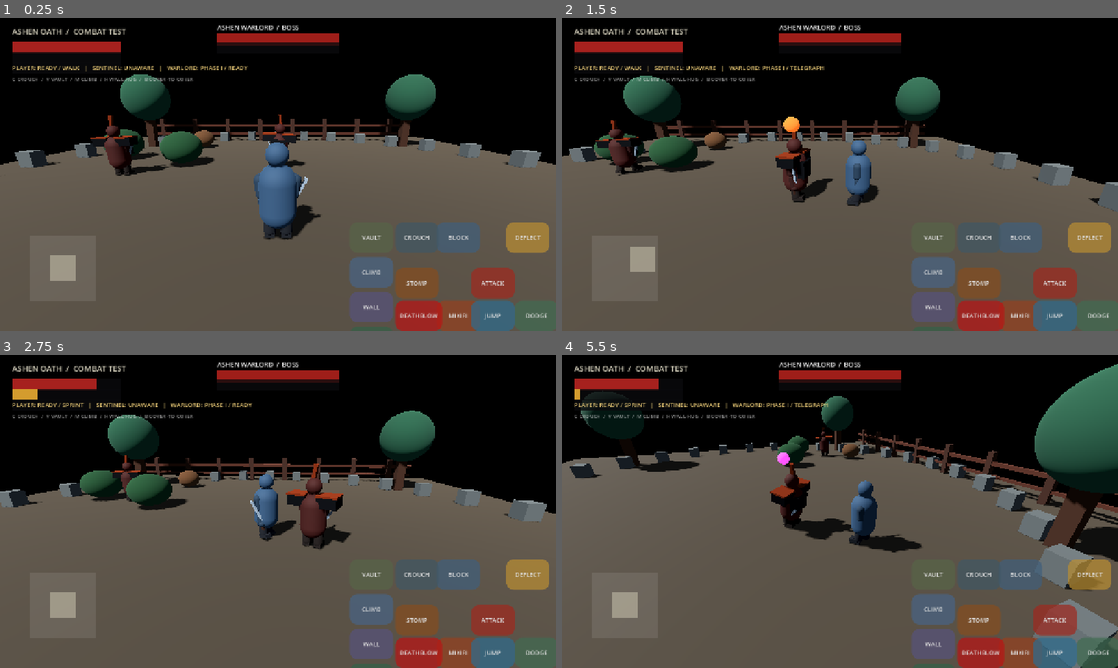
Above: before the commit, frames 1-4 (two rows, left to right).
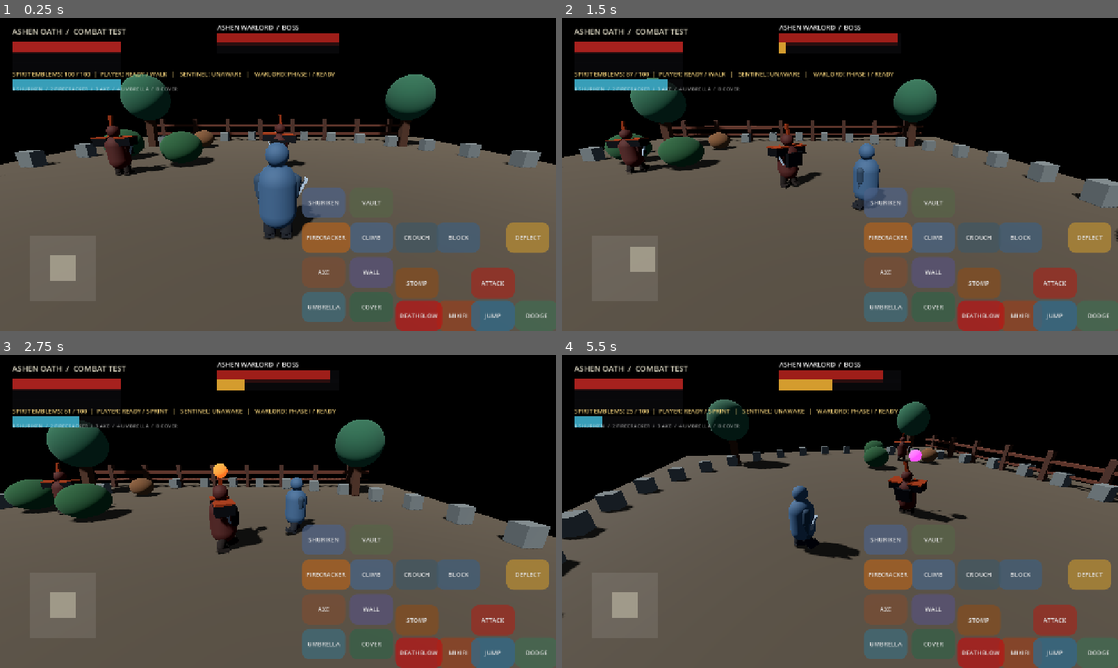
Above: after the commit, the same moments.

Repository: zahaopang-ship-it/Ashen-Oath-Godot
Game: Godot game, scene res://scenes/main.tscn
Same seed, same stepped clock (60 frames per second), same inputs: the game is played once before the commit and once after it. Sound files missing from this copy of the repository are replaced by a short silence.
Inputs (mouse positions are in pixels of both pictures, inside the frame that each line leads up to):
- Up to frame 1 (0.25 s): no input
- Up to frame 2 (1.5 s): tap Enter at 0.5 s; move the mouse to (962, 158) at 0.52 s; hold D 0.53-1.25 s; tap 1 at 0.6 s; click (962, 158) at 0.67 s; tap Space at 0.77 s; tap 2 at 0.8 s; drag from (728, 190) to (812, 237) at 1.27 s
- Up to frame 3 (2.75 s): move the mouse to (333, 442) at 2.02 s; hold D from 2.03 s (still down); tap 3 at 2.1 s; tap 4 at 2.3 s
- Up to frame 4 (5.5 s): release D at 2.75 s; drag from (812, 574) to (673, 464) at 2.77 s; move the mouse to (1006, 558) at 3.52 s; hold A 3.53-4.25 s; tap 1 at 3.6 s; tap Space at 3.77 s; tap 2 at 3.8 s; drag from (673, 464) to (756, 433) at 4.27 s; move the mouse to (867, 511) at 5.02 s; hold S from 5.03 s (still down); tap 3 at 5.1 s; click (867, 511) at 5.17 s; tap 4 at 5.3 s

The runs differ from the first frame. In frame 1, 5.7% of the frame differs, in the area x 2-71%, y 15-100%; in frame 2, 11%; in frame 3, 21%; in frame 4, 27%, in the area x 0-100%, y 2-100%.

Commit message:
Add prosthetic combat tools and spirit energy

Diff:
--- a/project/scripts/fighter.gd
+++ b/project/scripts/fighter.gd
@@ -115,6 +115,14 @@
 var deathblow_executed := false
 var execution_timer := 0.0
 var execution_partner: Node3D
+var prosthetic_energy := 100.0
+var max_prosthetic_energy := 100.0
+var prosthetic_cooldown := 0.0
+var umbrella_timer := 0.0
+var _distraction_active := false
+var _distraction_timer := 0.0
+var prosthetic_pose := ""
+var prosthetic_pose_timer := 0.0
 
 const WINDUP_TIME := 0.32
 const ACTIVE_TIME := 0.10
@@ -158,6 +166,20 @@
 		velocity = Vector3.ZERO
 		return
 	deflect_timer = maxf(0.0, deflect_timer - delta)
+	prosthetic_cooldown = maxf(0.0, prosthetic_cooldown - delta)
+	prosthetic_pose_timer = maxf(0.0, prosthetic_pose_timer - delta)
+	if prosthetic_pose_timer <= 0.0:
+		prosthetic_pose = ""
+	if umbrella_timer > 0.0:
+		umbrella_timer = maxf(0.0, umbrella_timer - delta)
+		if umbrella_timer <= 0.0:
+			is_blocking = false
+	if is_player and state == CombatState.FREE:
+		prosthetic_energy = minf(max_prosthetic_energy, prosthetic_energy + 5.5 * delta)
+	if _distraction_active:
+		_distraction_timer = maxf(0.0, _distraction_timer - delta)
+		if _distraction_timer <= 0.0:
+			_distraction_active = false
 	_parry_pose_timer = maxf(0.0, _parry_pose_timer - delta)
 	_deflect_recoil_timer = maxf(0.0, _deflect_recoil_timer - delta)
 	deflect_cooldown = maxf(0.0, deflect_cooldown - delta)
@@ -404,6 +426,11 @@
 		right_arm_pose = Vector3(0.72, 0.0, -0.68)
 		body_pose = Vector3(1.35, 0.0, 0.0)
 		weapon_pose = Vector3(0.4, 0.0, 0.0)
+	elif umbrella_timer > 0.0:
+		left_arm_pose = Vector3(-0.38, 0.0, 0.62)
+		right_arm_pose = Vector3(-0.68, 0.0, -0.58)
+		body_pose = Vector3(-0.16, 0.0, 0.0)
+		weapon_pose = Vector3(-0.72, 0.0, -0.48)
 	elif is_blocking:
 		left_arm_pose = Vector3(-0.22, 0.0, 0.36)
 		right_arm_pose = Vector3(-0.48, 0.0, -0.38)
@@ -474,6 +501,17 @@
 		weapon_pose = Vector3(0.36, 0.0, -0.22)
 	var parry_blend := clampf(_parry_pose_timer / 0.22, 0.0, 1.0)
 	var recoil_blend := clampf(_deflect_recoil_timer / 0.20, 0.0, 1.0)
+	var tool_blend := clampf(prosthetic_pose_timer / 0.34, 0.0, 1.0)
+	match prosthetic_pose:
+		"shuriken":
+			right_arm_pose += Vector3(-0.58, 0.0, -0.24) * tool_blend
+			weapon_pose += Vector3(-0.18, 0.0, -0.18) * tool_blend
+		"firecracker":
+			left_arm_pose += Vector3(-0.30, 0.0, 0.42) * tool_blend
+			right_arm_pose += Vector3(-0.30, 0.0, -0.42) * tool_blend
+		"axe":
+			right_arm_pose += Vector3(-0.72, 0.0, -0.16) * tool_blend
+			weapon_pose += Vector3(-0.92, 0.0, -0.12) * tool_blend
 	# A successful deflect snaps the defender's blade into the contact line.
 	right_arm_pose += Vector3(-0.24, 0.0, 0.42) * parry_blend
 	left_arm_pose += Vector3(-0.10, 0.0, -0.16) * parry_blend
@@ -914,7 +952,10 @@
 	var visible := distance <= effective_vision and _target_in_vision_cone(offset) and _has_clear_line_of_sight(target)
 	var noise_multiplier := 0.42 if crouched else 1.0
 	var noisy: bool = (bool(target.get("is_sprinting")) or (not crouched and Vector2(target.velocity.x, target.velocity.z).length() > 3.2)) and distance <= sprint_noise_range * noise_multiplier
+	if _distraction_active and not visible:
+		return
 	if visible:
+		_distraction_active = false
 		last_known_target_position = target.global_position
 		lost_sight_timer = 0.0
 		if awareness_state == AwarenessState.IDLE or awareness_state == AwarenessState.SEARCHING:
@@ -1018,6 +1059,138 @@
 		awareness_state = AwarenessState.SUSPICIOUS
 		suspicion = minf(suspicion_threshold, suspicion + 0.55)
 
+
+func use_prosthetic(tool: String) -> bool:
+	if not is_player or is_dead or state != CombatState.FREE or is_blocking or prosthetic_cooldown > 0.0:
+		return false
+	var costs := {"shuriken": 18.0, "firecracker": 28.0, "axe": 32.0, "umbrella": 24.0}
+	if not costs.has(tool) or prosthetic_energy < float(costs[tool]):
+		return false
+	var succeeded := false
+	match tool:
+		"shuriken":
+			succeeded = _use_shuriken()
+			if succeeded:
+				prosthetic_cooldown = 0.38
+		"firecracker":
+			_use_firecracker()
+			succeeded = true
+			prosthetic_cooldown = 0.75
+		"axe":
+			succeeded = _use_axe()
+			if succeeded:
+				prosthetic_cooldown = 0.72
+		"umbrella":
+			umbrella_timer = 1.25
+			is_blocking = true
+			succeeded = true
+			prosthetic_cooldown = 0.45
+	if succeeded:
+		prosthetic_energy -= float(costs[tool])
+		prosthetic_pose = tool
+		prosthetic_pose_timer = 0.34
+	return succeeded
+	return false
+
+func _use_shuriken() -> bool:
+	if not is_instance_valid(target) or target.is_dead:
+		return false
+	var offset := target.global_position - global_position
+	var flat := Vector3(offset.x, 0.0, offset.z)
+	if flat.length() > 10.0 or flat.length() < 0.1:
+		return false
+	var forward := -global_transform.basis.z
+	forward.y = 0.0
+	if forward.normalized().dot(flat.normalized()) < 0.72:
+		return false
+	var query := PhysicsRayQueryParameters3D.create(global_position + Vector3.UP * 1.15, target.global_position + Vector3.UP * 1.0)
+	query.exclude = [get_rid()]
+	var hit := get_world_3d().direct_space_state.intersect_ray(query)
+	if not hit.is_empty() and hit.get("collider") != target:
+		return false
+	target.receive_strike(12.0, 20.0, self, "thrust")
+	var projectile := MeshInstance3D.new()
+	projectile.name = "ProstheticShuriken"
+	var blade := SphereMesh.new()
+	blade.radius = 0.085
+	blade.height = 0.17
+	projectile.mesh = blade
+	var blade_material := StandardMaterial3D.new()
+	blade_material.albedo_color = Color(0.58, 0.68, 0.78)
+	blade_material.metallic = 0.82
+	blade_material.emission_enabled = true
+	blade_material.emission = Color(0.18, 0.28, 0.42)
+	projectile.material_override = blade_material
+	var scene_root: Node = get_tree().current_scene if is_instance_valid(get_tree().current_scene) else get_tree().root
+	scene_root.add_child(projectile)
+	projectile.global_position = global_position + Vector3.UP * 1.15 - global_transform.basis.z * 0.55
+	var flight := get_tree().create_tween()
+	flight.tween_property(projectile, "global_position", target.global_position + Vector3.UP * 1.0, 0.16)
+	flight.tween_callback(projectile.queue_free)
+	return true
+
+func _use_firecracker() -> void:
+	var burst_position := global_position - global_transform.basis.z * 3.0
+	for listener in get_tree().get_nodes_in_group("stealth_guards"):
+		if not is_instance_valid(listener):
+			continue
+		if listener.global_position.distance_to(burst_position) > 10.0:
+			continue
+		if listener.has_method("receive_distraction"):
+			listener.receive_distraction(burst_position)
+		if listener.state == CombatState.FREE:
+			listener.state = CombatState.HITSTUN
+			listener.hit_reaction_kind = "heavy"
+			listener.hit_reaction_duration = 0.62
+			listener.hit_reaction_timer = 0.62
+	# The brief emissive burst is a gameplay marker, not a finished VFX asset.
+	var flash := MeshInstance3D.new()
+	flash.name = "FirecrackerBurst"
+	var sphere := SphereMesh.new()
+	sphere.radius = 0.62
+	sphere.height = 1.24
+	flash.mesh = sphere
+	var material := StandardMaterial3D.new()
+	material.albedo_color = Color(1.0, 0.72, 0.22, 0.65)
+	material.emission_enabled = true
+	material.emission = Color(1.0, 0.46, 0.08)
+	material.emission_energy_multiplier = 3.0
+	material.transparency = BaseMaterial3D.TRANSPARENCY_ALPHA
+	flash.material_override = material
+	var scene_root: Node = get_tree().current_scene if is_instance_valid(get_tree().current_scene) else get_tree().root
+	scene_root.add_child(flash)
+	flash.global_position = burst_position + Vector3.UP * 0.9
+	var timer := get_tree().create_timer(0.24)
+	timer.timeout.connect(flash.queue_free)
+
+func _use_axe() -> bool:
+	if not is_instance_valid(target) or target.is_dead:
+		return false
+	var offset := target.global_position - global_position
+	offset.y = 0.0
+	if offset.length() > 3.0 or offset.length() < 0.1:
+		return false
+	if -global_transform.basis.z.dot(offset.normalized()) < 0.35:
+		return false
+	if target.has_method("receive_strike"):
+		target.receive_strike(18.0, 52.0, self, "heavy")
+	return true
+
+func receive_distraction(noise_position: Vector3) -> void:
+	if is_player or is_dead:
+		return
+	if awareness_state == AwarenessState.ALERTED and is_instance_valid(target) and _has_clear_line_of_sight(target):
+		return
+	_distraction_active = true
+	_distraction_timer = 7.0
+	last_known_target_position = noise_position
+	awareness_state = AwarenessState.SEARCHING
+	suspicion = maxf(suspicion, 0.55)
+	search_timer = 7.0
+	_search_points = [noise_position]
+	_search_point_index = 0
+	_search_pause_timer = 0.0
+	_search_scan_time = 0.0
 
 func _face_direction(dir: Vector3, delta: float, turn_speed: float = 12.0) -> void:
 	if dir.length_squared() < 0.001:
--- a/project/scripts/main.gd
+++ b/project/scripts/main.gd
@@ -495,6 +495,10 @@
 			KEY_M: player.try_mantle()
 			KEY_H: player.toggle_wall_hug()
 			KEY_B: player.begin_cover_transfer()
+			KEY_1: player.use_prosthetic("shuriken")
+			KEY_2: player.use_prosthetic("firecracker")
+			KEY_3: player.use_prosthetic("axe")
+			KEY_4: player.use_prosthetic("umbrella")
 			KEY_KP_1: player.end_deflect()
 			KEY_KP_2: player.end_block()
 	if event is InputEventKey and not event.pressed:
--- a/project/scripts/touch_hud.gd
+++ b/project/scripts/touch_hud.gd
@@ -12,6 +12,7 @@
 var enemy_vitality: ProgressBar
 var enemy_posture: ProgressBar
 var suspicion_bar: ProgressBar
+var prosthetic_bar: ProgressBar
 var status_label: Label
 var action_rects: Dictionary = {}
 
@@ -35,13 +36,15 @@
 	enemy_posture = _make_bar(root, Vector2(500, 55), Vector2(280, 9), Color(0.83, 0.61, 0.18))
 	suspicion_bar = _make_bar(root, Vector2(28, 101), Vector2(250, 8), Color(0.88, 0.48, 0.12))
 	suspicion_bar.max_value = 1.15
+	prosthetic_bar = _make_bar(root, Vector2(28, 140), Vector2(250, 8), Color(0.22, 0.62, 0.72))
+	prosthetic_bar.max_value = 100.0
 	var enemy_label := Label.new()
 	enemy_label.text = "ASHEN WARLORD  /  BOSS"
 	enemy_label.position = Vector2(500, 10)
 	enemy_label.add_theme_font_size_override("font_size", 15)
 	root.add_child(enemy_label)
 	status_label = Label.new()
-	status_label.position = Vector2(28, 105)
+	status_label.position = Vector2(28, 119)
 	status_label.add_theme_font_size_override("font_size", 14)
 	status_label.add_theme_color_override("font_color", Color(0.95, 0.82, 0.48))
 	root.add_child(status_label)
@@ -71,13 +74,18 @@
 	_register_action("STOMP", Vector2(-370, -145), "stomp", Color(0.52, 0.30, 0.12))
 	_register_action("DEATHBLOW", Vector2(-370, -70), "deathblow", Color(0.72, 0.08, 0.08))
 	_register_action("CROUCH", Vector2(-370, -250), "crouch", Color(0.25, 0.34, 0.39))
-	_register_action("VAULT", Vector2(-475, -250), "vault", Color(0.34, 0.39, 0.28))
-	_register_action("CLIMB", Vector2(-475, -170), "climb", Color(0.28, 0.39, 0.52))
-	_register_action("WALL", Vector2(-475, -90), "wall", Color(0.34, 0.32, 0.48))
-	_register_action("COVER", Vector2(-475, -10), "cover", Color(0.20, 0.38, 0.28))
+	_register_action("VAULT", Vector2(-475, -330), "vault", Color(0.34, 0.39, 0.28))
+	_register_action("CLIMB", Vector2(-475, -250), "climb", Color(0.28, 0.39, 0.52))
+	_register_action("WALL", Vector2(-475, -170), "wall", Color(0.34, 0.32, 0.48))
+	_register_action("COVER", Vector2(-475, -90), "cover", Color(0.20, 0.38, 0.28))
+	_register_action("SHURIKEN", Vector2(-585, -330), "shuriken", Color(0.30, 0.38, 0.52))
+	_register_action("FIRECRACKER", Vector2(-585, -250), "firecracker", Color(0.68, 0.38, 0.12))
+	_register_action("AXE", Vector2(-585, -170), "axe", Color(0.48, 0.30, 0.20))
+	_register_action("UMBRELLA", Vector2(-585, -90), "umbrella", Color(0.24, 0.42, 0.48))
 	var hint := Label.new()
 	hint.text = "C CROUCH  /  V VAULT  /  M CLIMB  /  H WALL-HUG  /  B COVER-TO-COVER"
-	hint.position = Vector2(28, 132)
+	hint.text = "1 SHURIKEN  /  2 FIRECRACKER  /  3 AXE  /  4 UMBRELLA  /  B COVER"
+	hint.position = Vector2(28, 154)
 	hint.add_theme_font_size_override("font_size", 12)
 	hint.add_theme_color_override("font_color", Color(1, 1, 1, 0.55))
 	root.add_child(hint)
@@ -175,6 +183,10 @@
 		"climb": game.player.try_mantle()
 		"wall": game.player.toggle_wall_hug()
 		"cover": game.player.begin_cover_transfer()
+		"shuriken": game.player.use_prosthetic("shuriken")
+		"firecracker": game.player.use_prosthetic("firecracker")
+		"axe": game.player.use_prosthetic("axe")
+		"umbrella": game.player.use_prosthetic("umbrella")
 
 func _action_up(action: String) -> void:
 	match action:
@@ -202,8 +214,9 @@
 	var phase_text := "PHASE II" if game.enemy.boss_phase == 2 else "PHASE I"
 	var awareness_text: String = ["UNAWARE", "SUSPICIOUS", "SEARCHING", "ALERTED"][game.guard.awareness_state]
 	suspicion_bar.value = game.guard.suspicion
+	prosthetic_bar.value = game.player.prosthetic_energy
 	var stealth_label := " / COVERED" if game.player.is_in_cover and game.player.is_crouching else (" / IN COVER" if game.player.is_in_cover else "")
-	status_label.text = "PLAYER: " + _state_name(game.player) + ( …(210 unchanged characters)…
+	status_label.text = "SPIRIT EMBLEMS: " + str(roundi(game.player.prosthetic_energy)) + " / 100  |  PLAYER: " + _state_name(game.player) + ( …(210 unchanged characters)…
 
 func _state_name(fighter: Node) -> String:
 	if fighter.state == 4: return "POSTURE BROKEN"
--- /dev/null
+++ b/project/tests/prosthetic_tools_test.gd
@@ -0,0 +1,78 @@
+extends SceneTree
+
+const FIGHTER = preload("res://scripts/fighter.gd")
+var failures: Array[String] = []
+
+func _initialize() -> void:
+	call_deferred("_run")
+
+func _check(condition: bool, label: String) -> void:
+	if condition:
+		print("PASS: ", label)
+	else:
+		failures.append(label)
+		push_error("FAIL: " + label)
+
+func _new_fighter(label: String, pos: Vector3, player_controlled: bool = false) -> CharacterBody3D:
+	var fighter := CharacterBody3D.new()
+	fighter.name = label
+	fighter.set_script(FIGHTER)
+	fighter.position = pos
+	fighter.is_player = player_controlled
+	root.add_child(fighter)
+	return fighter
+
+func _run() -> void:
+	var player := _new_fighter("ToolUser", Vector3.ZERO, true)
+	var target := _new_fighter("ShurikenTarget", Vector3(0.0, 0.0, -5.0))
+	player.target = target
+	target.target = player
+	var initial_energy: float = player.prosthetic_energy
+	_check(player.use_prosthetic("shuriken"), "shuriken fires at a target within range and forward arc")
+	_check(target.vitality < 100.0 and target.posture > 0.0, "shuriken deals light vitality and posture damage")
+	_check(is_equal_approx(player.prosthetic_energy, initial_energy - 18.0), "shuriken consumes its spirit-emblem cost")
+	_check(root.find_child("ProstheticShuriken", true, false) != null, "shuriken spawns a visible short-flight projectile")
+	var energy_after_miss: float = player.prosthetic_energy
+	player.target = null
+	_check(not player.use_prosthetic("shuriken"), "shuriken refuses to fire without a valid target")
+	_check(is_equal_approx(player.prosthetic_energy, energy_after_miss), "failed shuriken use does not consume energy")
+	player.target = target
+	player.prosthetic_cooldown = 0.0
+	target.global_position = Vector3(0.0, 0.0, -2.0)
+	var posture_before: float = target.posture
+	_check(player.use_prosthetic("axe"), "prosthetic axe connects with a nearby frontal target")
+	_check(target.posture > posture_before + 40.0, "axe inflicts heavy posture pressure")
+	_check(target.vitality < 90.0, "axe also deals a heavy impact")
+	var guard := _new_fighter("DistractedGuard", Vector3(1.0, 0.0, -2.0))
+	guard.add_to_group("stealth_guards")
+	guard.target = player
+	player.prosthetic_cooldown = 0.0
+	var firecracker_energy: float = player.prosthetic_energy
+	_check(player.use_prosthetic("firecracker"), "firecracker can be deployed as an area distraction")
+	_check(guard.awareness_state == guard.AwarenessState.SEARCHING, "firecracker redirects a nearby guard to investigate its sound position")
+	_check(guard._search_points.size() == 1 and guard._search_points[0].distance_to(player.global_position - player.global_transform.basis.z * 3.0) < 0.1, "guard investigates the firecracker position rather than the player's live position")
+	_check(guard.state == guard.CombatState.HITSTUN, "firecracker briefly interrupts a nearby free guard")
+	_check(player.prosthetic_energy < firecracker_energy, "firecracker consumes spirit emblems")
+	_check(root.find_child("FirecrackerBurst", true, false) != null, "firecracker spawns a short-lived emissive burst")
+	player.prosthetic_cooldown = 0.0
+	player.prosthetic_energy = 100.0
+	_check(player.use_prosthetic("umbrella"), "umbrella opens from neutral")
+	_check(player.is_blocking and player.umbrella_timer > 1.0, "umbrella creates a timed defensive guard window")
+	_check(player.receive_strike(25.0, 30.0, target, "heavy") == "blocked", "umbrella guard blocks a heavy strike")
+	player.umbrella_timer = 0.01
+	player._physics_process(0.02)
+	_check(not player.is_blocking and player.umbrella_timer == 0.0, "umbrella automatically closes when its guard window expires")
+	var energy: float = player.prosthetic_energy
+	player.prosthetic_energy = 0.0
+	_check(not player.use_prosthetic("umbrella"), "tools cannot be used without sufficient spirit emblems")
+	_check(is_equal_approx(player.prosthetic_energy, 0.0), "insufficient energy remains unchanged")
+	player.prosthetic_energy = 50.0
+	player._physics_process(1.0)
+	_check(player.prosthetic_energy > 55.0, "spirit emblems regenerate gradually while the player is free")
+	player.prosthetic_energy = energy
+	_check(not player.use_prosthetic("unknown"), "unknown prosthetic tools are rejected")
+	if failures.is_empty():
+		print("Prosthetic tools tests: 23/23 passed")
+	else:
+		printerr("Prosthetic tools tests: ", 23 - failures.size(), "/23 passed")
+	quit(0 if failures.is_empty() else 1)
Not shown, added: project/tests/prosthetic_tools_test.gd.uid
Not shown, changed: DEVELOPMENT_PLAN.md
